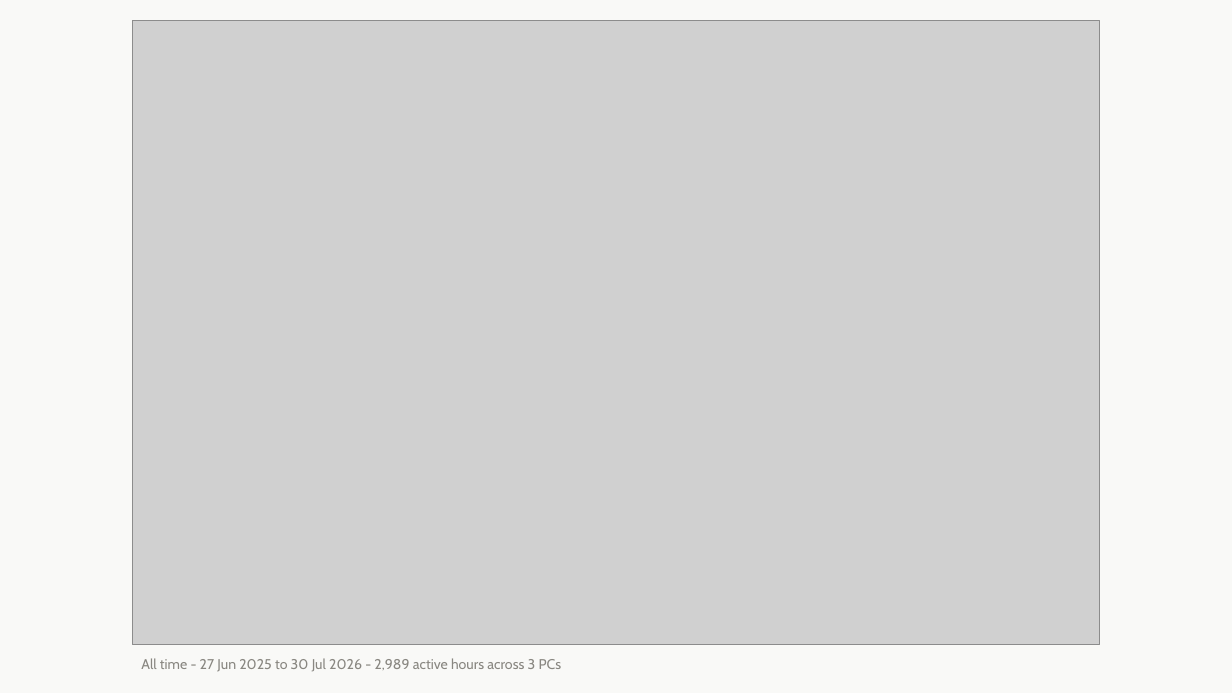
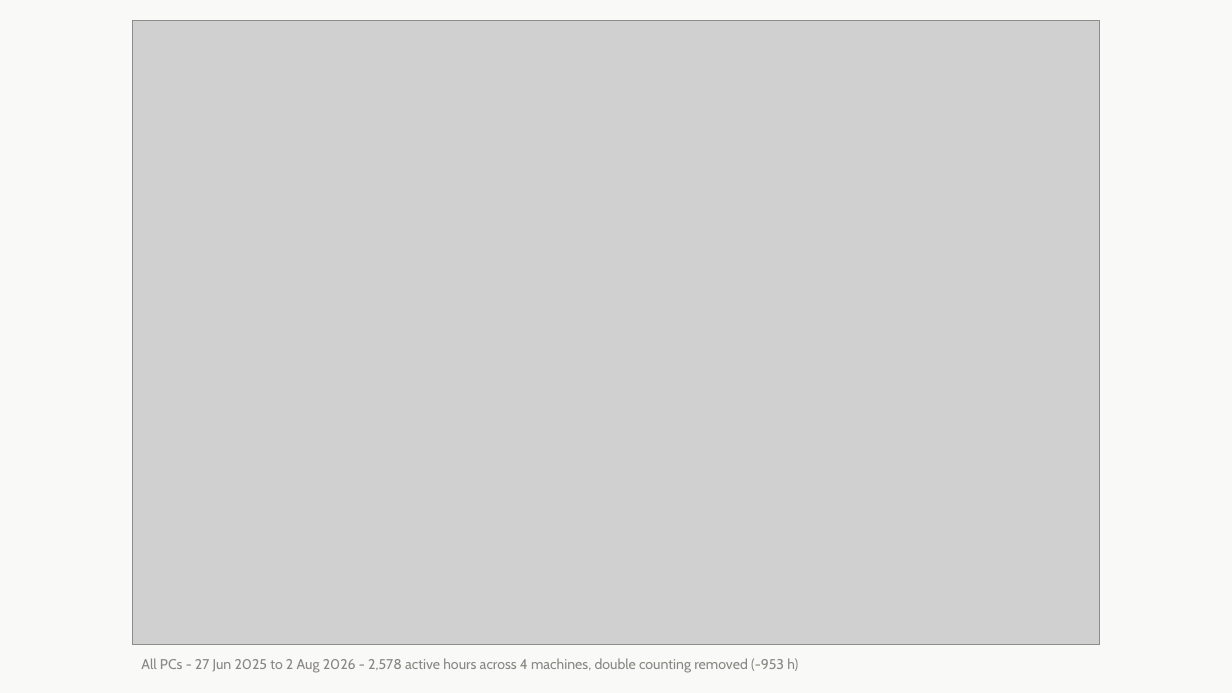
Before and after one commit to coffeng/ActivityLogger, a slide deck: slide 1 of ActivityDashboard.pptx. Drawn at 1232x693 pixels with LibreOffice and Linux fonts; fonts in the diff are those of the drawing; grey boxes stand for pictures. Boxes give left, top, right and bottom in pixels: in the first picture for what was removed or moved away, otherwise in the second. Text is boxed around its words. In the diff, an @@ line names an element or a change of style, - is before the commit and + after.

```diff
--- a/ActivityDashboard.pptx
+++ b/ActivityDashboard.pptx
@@ text at [141, 658, 798, 673]: text changed @@
-All time - 27 Jun 2025 to 30 Jul 2026 - 2,989 active hours across 3 PCs
+All PCs - 27 Jun 2025 to 2 Aug 2026 - 2,578 active hours across 4 machines, double counting removed (-953 h)
```
Also in this commit, not shown: 1 other slide changed, 6 slides added, 8 other files.
